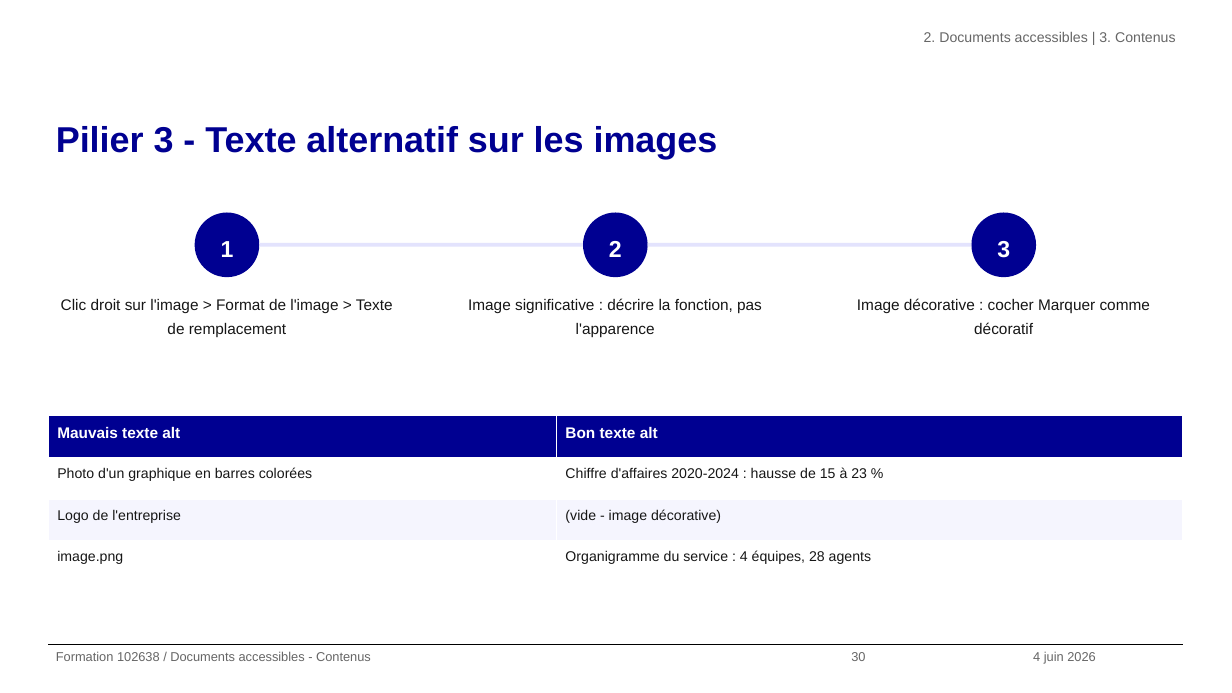
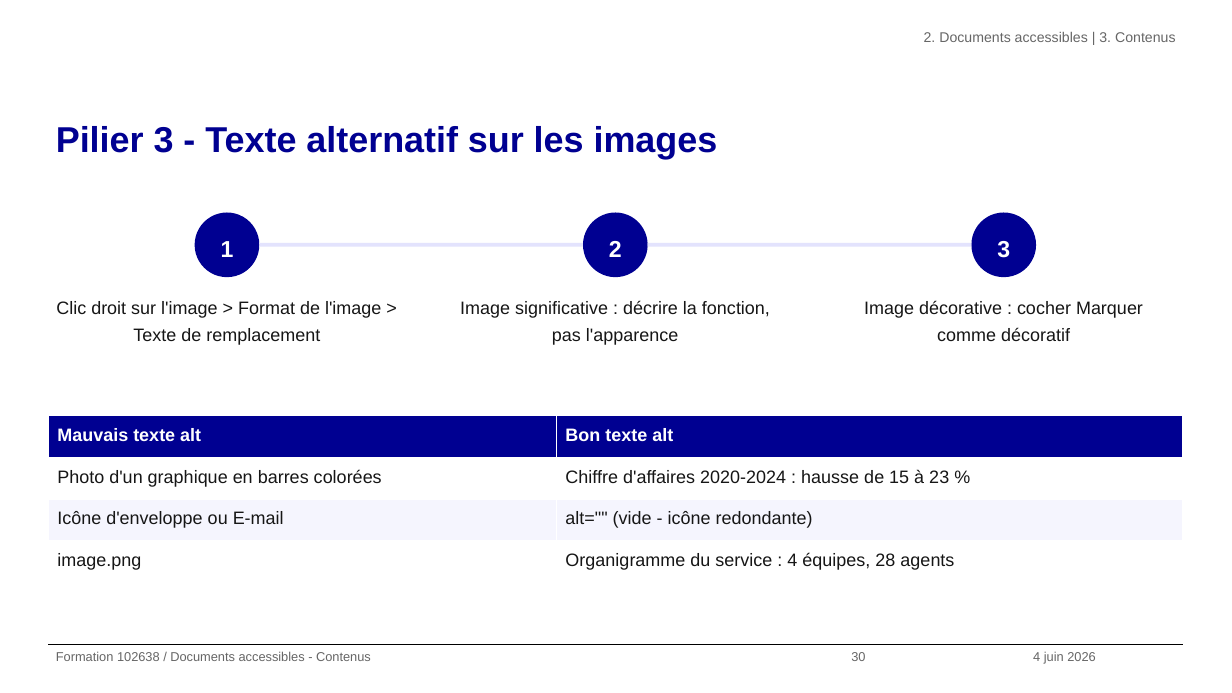
Before and after one commit to alexandra-guiderdoni/usine-fabrication-igpde-102846-ay11, a slide deck: slide 30 of formation-102638-juin-2026.pptx. Drawn at 1232x693 pixels with LibreOffice and Linux fonts; fonts in the diff are those of the drawing; background and template pictures are left out. Boxes give left, top, right and bottom in pixels: in the first picture for what was removed or moved away, otherwise in the second. Text is boxed around its words. In the diff, an @@ line names an element or a change of style, - is before the commit and + after.

```diff
--- a/formation-102638-juin-2026.pptx
+++ b/formation-102638-juin-2026.pptx
@@ size 12 to 14 pt in 3 elements at <box>56,301,381,345</box>, <box>460,300,770,345</box>, <box>864,300,1143,341</box> @@
@@ table at <box>48,416,1183,582</box> @@
-row 3, column 1: Logo de l'entreprise
+row 3, column 1: Icône d'enveloppe ou E-mail
@@ row 3, column 2: "(vide - image décorative)" to "alt="" (vide - icône redondante)" @@
@@ size 12 to 14 pt in "Mauvais texte alt", "Bon texte alt" @@
@@ size 11 to 14 pt in "Photo d'un graphique en barres colorées", "Chiffre d'affaires 2020-2024 : hausse de 15 ...", "image.png", "Organigramme du service : 4 équipes, 28 ..." @@
```
Also in this commit, not shown: 80 other slides changed, 42 other files.
